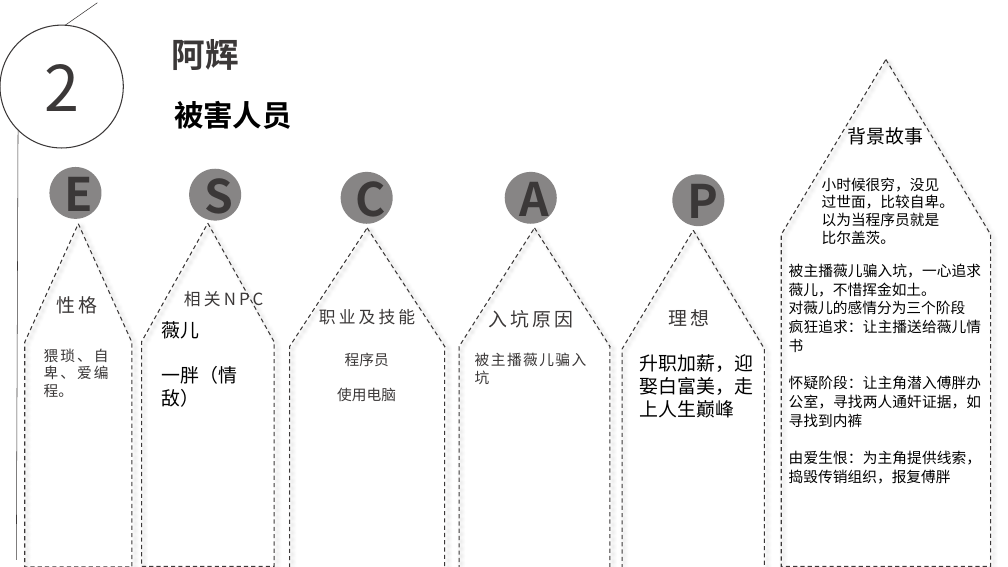
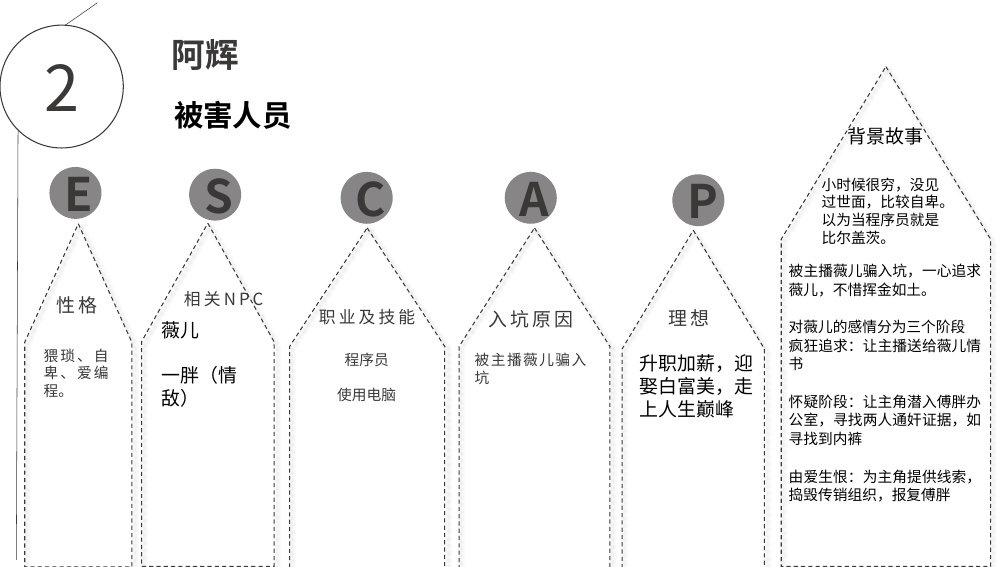
Before and after one commit to EscapeChuanxiao/ChuanXiao, a slide deck: slide 2 of escape.pptx. Drawn at 1008x567 pixels with LibreOffice and Linux fonts; fonts in the diff are those of the drawing; background and template pictures are left out. Boxes give left, top, right and bottom in pixels: in the first picture for what was removed or moved away, otherwise in the second. Text is boxed around its words. In the diff, an @@ line names an element or a change of style, - is before the commit and + after.

```diff
--- a/escape.pptx
+++ b/escape.pptx
@@ freeform shape: place and size @@
-freeform shape at [781, 60, 991, 567]
+freeform shape at [781, 67, 991, 566]
@@ text "被主播薇儿骗入坑，一心追求薇儿，不惜挥金如土。" rewrapped from [789, 263, 982, 484] to [789, 263, 982, 502] @@
```
Also in this commit, not shown: 5 other slides changed, 2 slides added.
